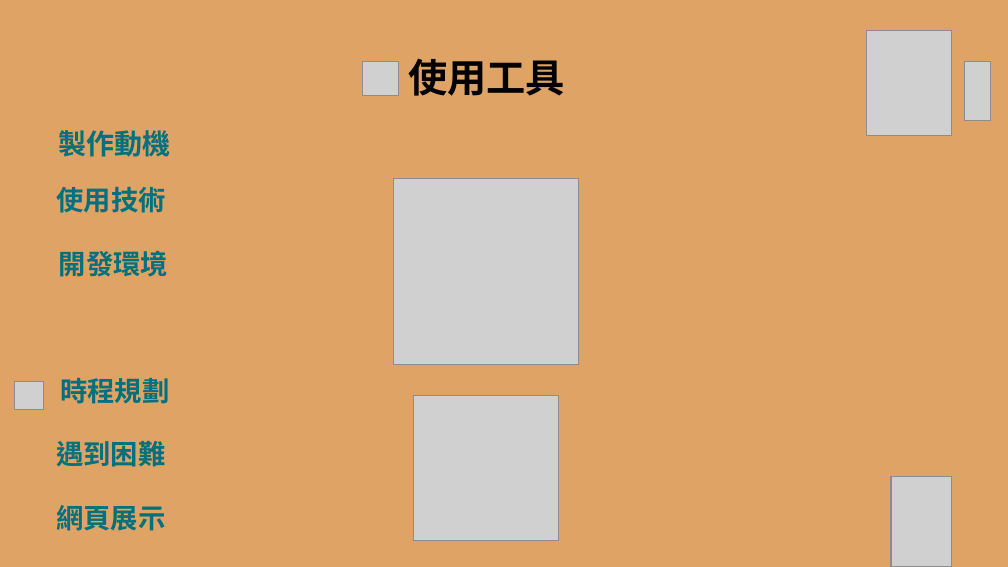
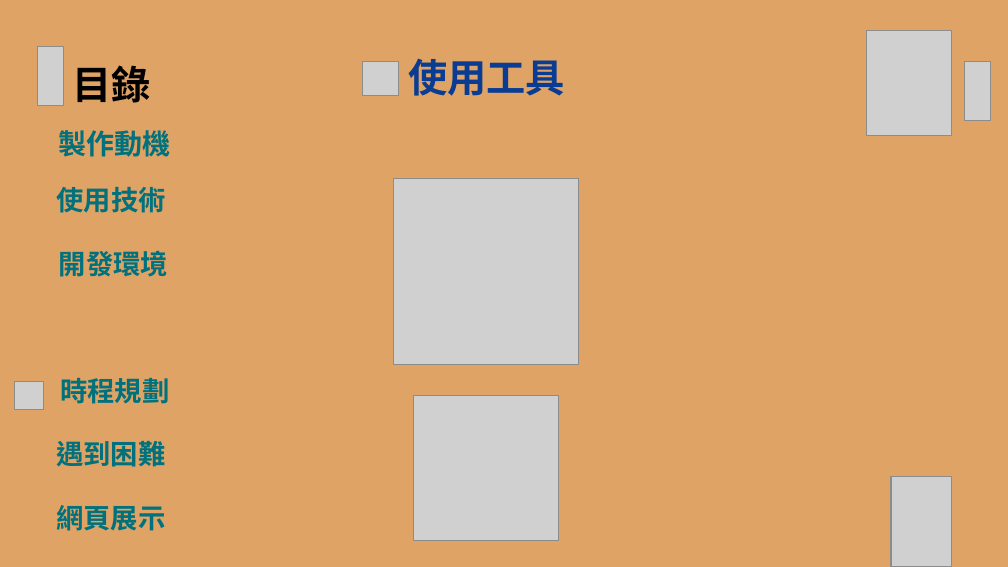
Before and after one commit to wsadtref95/aaa, a slide deck: slide 6 of 資展國際 小專.pptx. Drawn at 1008x567 pixels with LibreOffice and Linux fonts; fonts in the diff are those of the drawing; grey boxes stand for pictures; background and template pictures are left out. Boxes give left, top, right and bottom in pixels: in the first picture for what was removed or moved away, otherwise in the second. Text is boxed around its words. In the diff, an @@ line names an element or a change of style, - is before the commit and + after.

```diff
--- a/資展國際 小專.pptx
+++ b/資展國際 小專.pptx
@@ picture added at [37, 46, 64, 105] @@
@@ title "使用工具" at [408, 58, 565, 96]: text colour #000000 to #093C92 @@
@@ text added at [72, 65, 150, 103], 28 pt, text #000000, bold @@
+目錄
```
Also in this commit, not shown: 8 other slides changed, 1 slide added.
